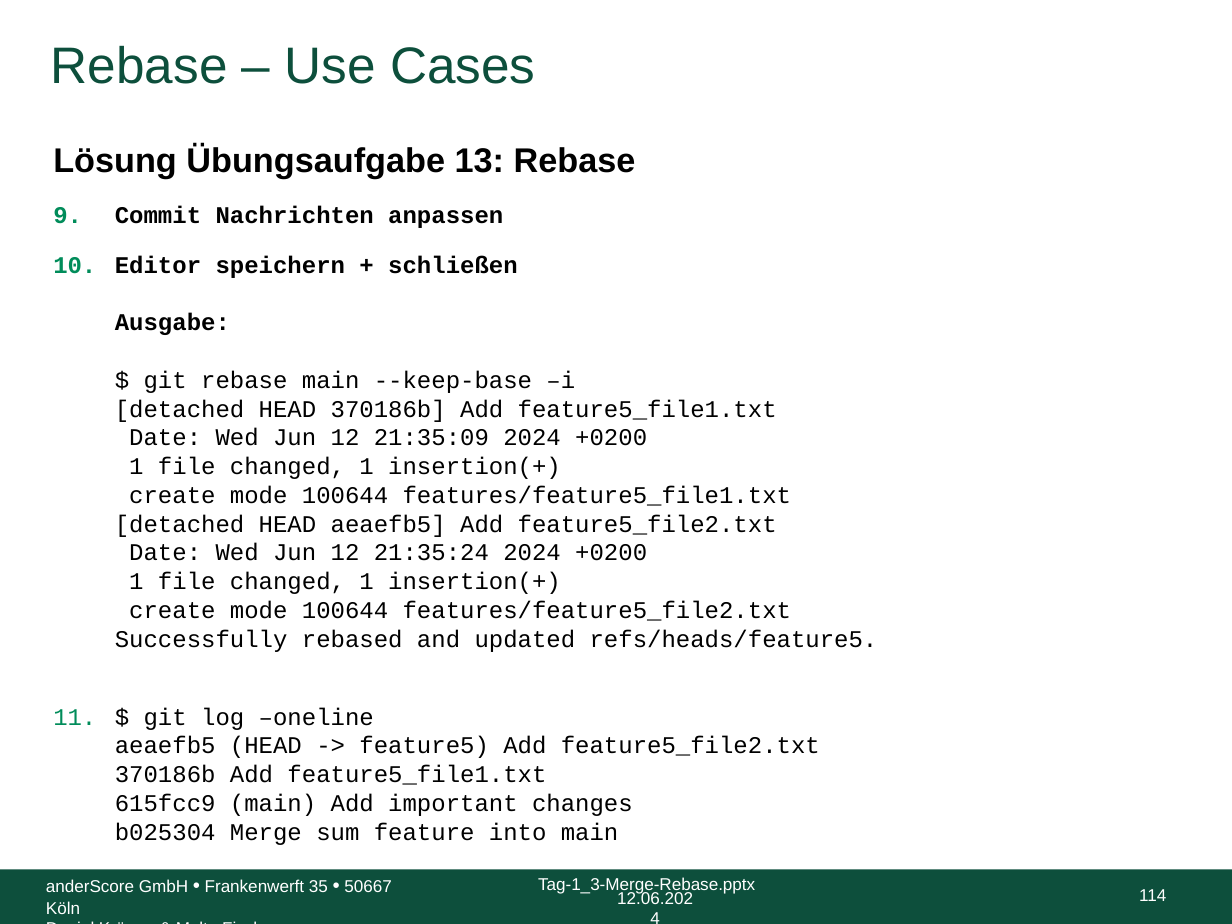
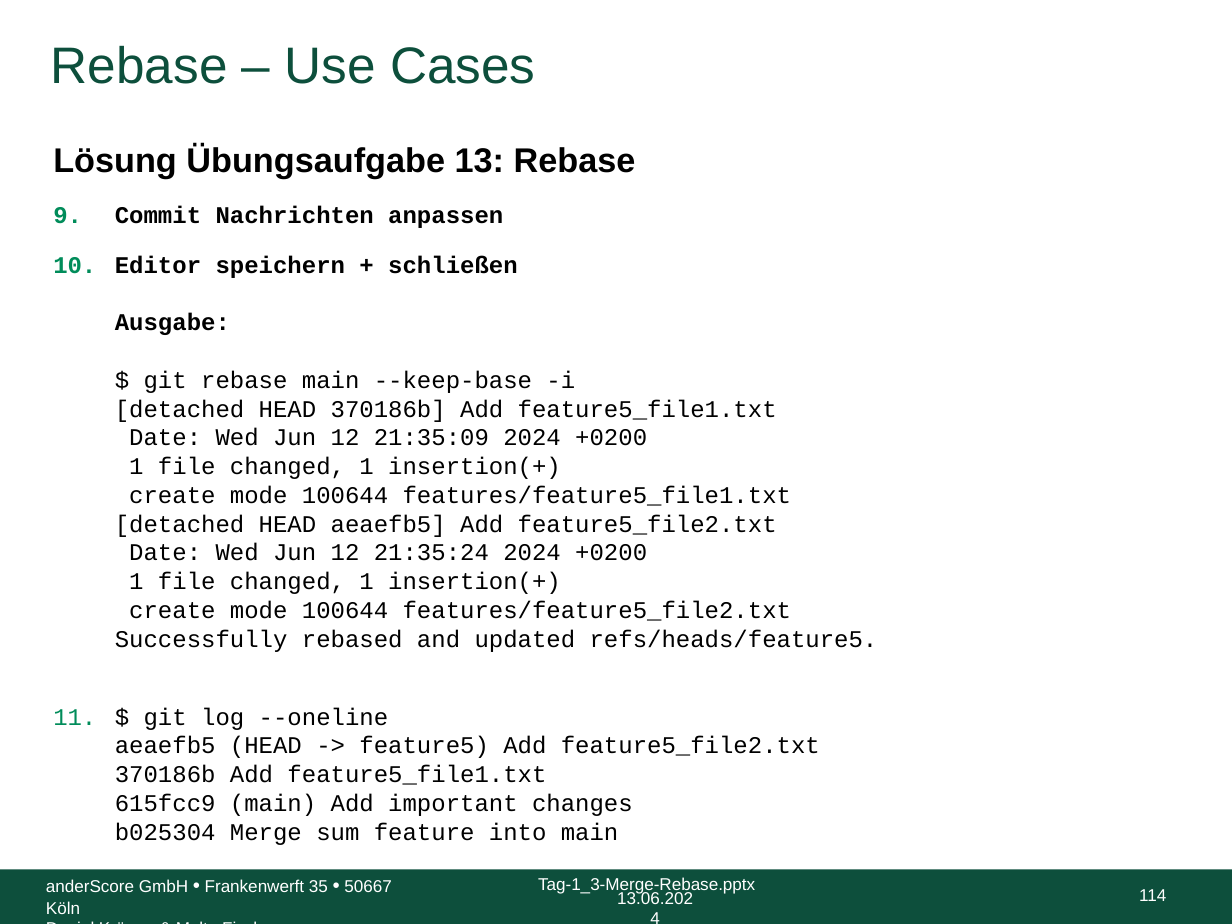
Before and after one commit to anderscore-gmbh/gitlab, a slide deck: slide 114 of slides/Tag-1_3-Merge-Rebase.pptx. Drawn at 1232x924 pixels with LibreOffice and Linux fonts; fonts in the diff are those of the drawing; background and template pictures are left out. Boxes give left, top, right and bottom in pixels: in the first picture for what was removed or moved away, otherwise in the second. Text is boxed around its words. In the diff, an @@ line names an element or a change of style, - is before the commit and + after.

```diff
--- a/slides/Tag-1_3-Merge-Rebase.pptx
+++ b/slides/Tag-1_3-Merge-Rebase.pptx
@@ text at [115, 255, 878, 845]: text changed @@
-10. Editor speichern + schließen
-    Ausgabe:
-    $ git rebase main --keep-base –i
-    [detached HEAD 370186b] Add feature5_file1.txt
-    Date: Wed Jun 12 21:35:09 2024 +0200
-    1 file changed, 1 insertion(+)
-    create mode 100644 features/feature5_file1.txt
-    [detached HEAD aeaefb5] Add feature5_file2.txt
-    Date: Wed Jun 12 21:35:24 2024 +0200
-    1 file changed, 1 insertion(+)
-    create mode 100644 features/feature5_file2.txt
-    Successfully rebased and updated refs/heads/feature5.
-11. $ git log –oneline
-    aeaefb5 (HEAD -> feature5) Add feature5_file2.txt
-    370186b Add feature5_file1.txt
-    615fcc9 (main) Add important changes
-    b025304 Merge sum feature into main
+10. Editor speichern + schließen
+    Ausgabe:
+    $ git rebase main --keep-base -i
+    [detached HEAD 370186b] Add feature5_file1.txt
+    Date: Wed Jun 12 21:35:09 2024 +0200
+    1 file changed, 1 insertion(+)
+    create mode 100644 features/feature5_file1.txt
+    [detached HEAD aeaefb5] Add feature5_file2.txt
+    Date: Wed Jun 12 21:35:24 2024 +0200
+    1 file changed, 1 insertion(+)
+    create mode 100644 features/feature5_file2.txt
+    Successfully rebased and updated refs/heads/feature5.
+11. $ git log --oneline
+    aeaefb5 (HEAD -> feature5) Add feature5_file2.txt
+    370186b Add feature5_file1.txt
+    615fcc9 (main) Add important changes
+    b025304 Merge sum feature into main
@@ text at [617, 890, 693, 904]: text changed @@
-12.06.2024
+13.06.2024
```
Also in this commit, not shown: 117 other slides changed, 1 other file.
